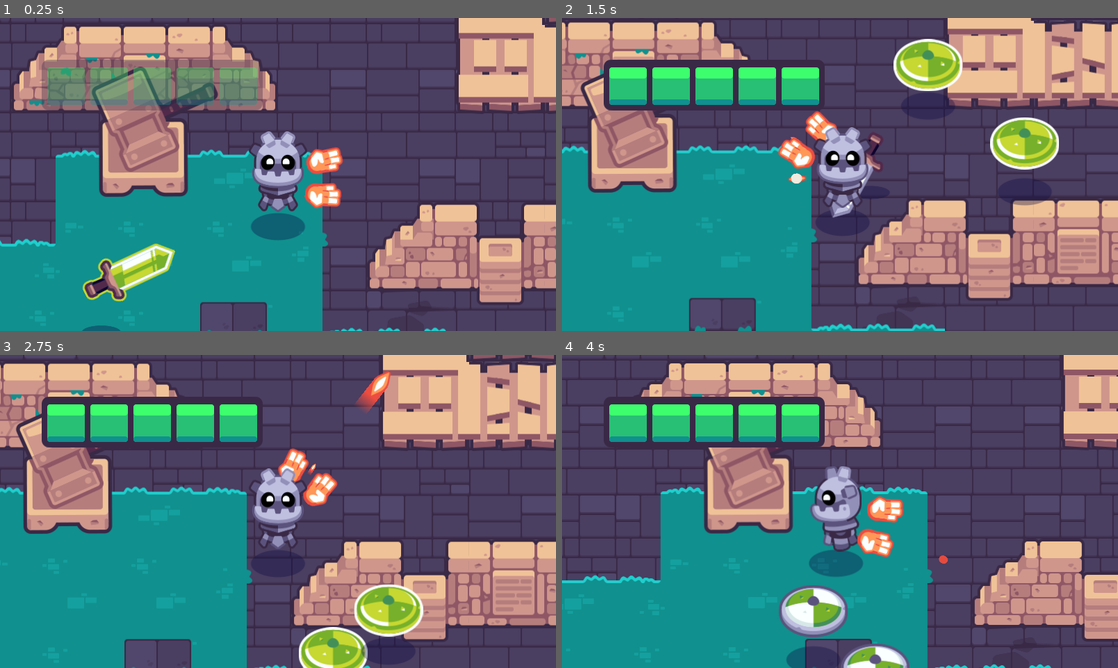
Above: before the commit, frames 1-4 (two rows, left to right).
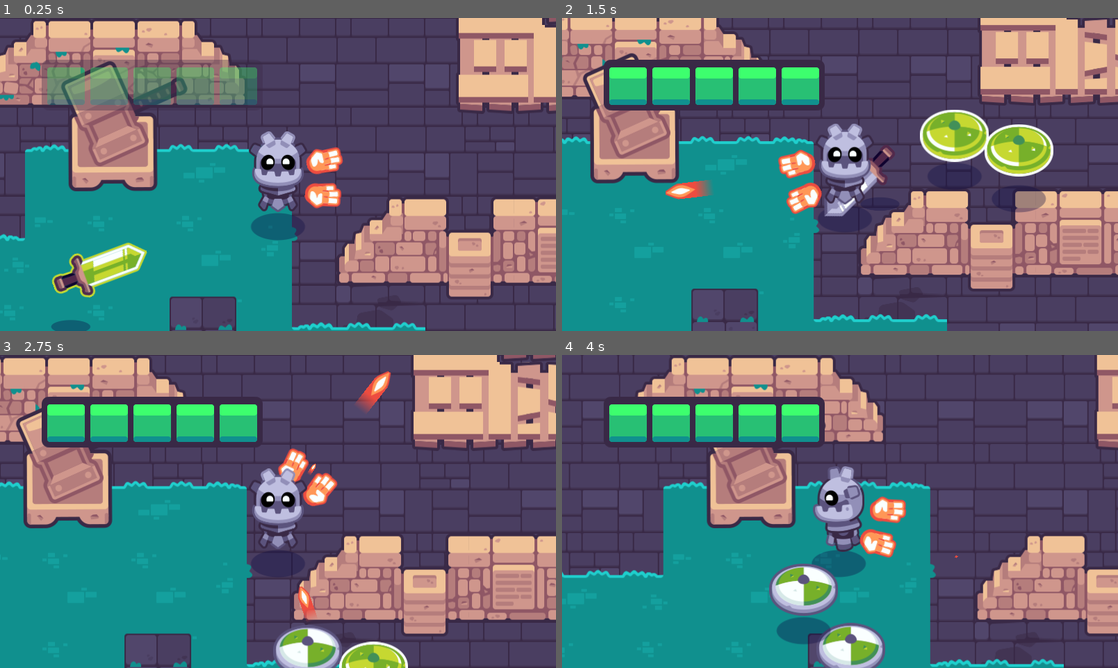
Above: after the commit, the same moments.

Repository: raweggyolk/2d-GameDev-Course
Game: Godot game, scene res://start.tscn
The game is run twice, just before and just after one commit, with the same random seed, the same clock (stepped at 60 frames per second) and the same inputs. This scene is started directly instead of the project's main scene. Sound files missing from this copy of the repository are replaced by a short silence.
Inputs (mouse positions are in pixels of both pictures, inside the frame that each line leads up to):
- Up to frame 1 (0.25 s): no input
- Up to frame 2 (1.5 s): tap Enter at 0.5 s; move the mouse to (962, 158) at 0.52 s; hold D (move_right) 0.53-1.25 s; hold Mouse wheel down (cycle_weapon_down) 0.53-1.25 s; click (962, 158) at 0.67 s; drag from (728, 190) to (1062, 133) at 1.27 s
- Up to frame 3 (2.75 s): move the mouse to (333, 442) at 2.02 s; press the mouse at (333, 442) at 2.03 s; hold D (move_right) from 2.03 s (still down)
- Up to frame 4 (4 s): release D (move_right) at 2.75 s; release the mouse at (895, 442) at 2.75 s; drag from (812, 574) to (951, 373) at 2.77 s; move the mouse to (1006, 558) at 3.52 s; hold A (move_left) from 3.53 s (still down); hold Mouse wheel up (cycle_weapon_up) from 3.53 s (still down)

The runs differ from the first frame. In frame 1, 36% of the frame differs, in the area x 0-100%, y 0-100%; in frame 2, 36%; in frame 3, 23%; in frame 4, 26%.

Commit message:
Tour edits

Diff:
--- a/02.getting-to-know-godot/start.tscn
+++ b/02.getting-to-know-godot/start.tscn
@@ -4,7 +4,7 @@
 [ext_resource type="TileSet" uid="uid://crkgfdw1y80hc" path="res://levels/rooms/tileset_bridges.tres" id="2_vnf5n"]
 [ext_resource type="TileSet" uid="uid://cqb2wtrubw0n6" path="res://levels/rooms/tileset_invisible_walls.tres" id="3"]
 [ext_resource type="PackedScene" uid="uid://dds7yrrx56gcy" path="res://player/player.tscn" id="4_gqsof"]
-[ext_resource type="PackedScene" uid="uid://cu2rb5dl4ljte" path="res://levels/rooms/room_a.tscn" id="5_ngiew"]
+[ext_resource type="PackedScene" uid="uid://cu2rb5dl4ljte" path="res://tours/102_assemble_your_first_game/05_add_chest_that_spawns_pickups/levels/rooms/room_a.tscn" id="5_ngiew"]
 [ext_resource type="PackedScene" uid="uid://dgayuh42w4v6u" path="res://levels/rooms/room_b.tscn" id="6_7tam4"]
 [ext_resource type="PackedScene" uid="uid://cq0mmphkbrvmm" path="res://levels/rooms/room_c.tscn" id="7_ahqg4"]
 [ext_resource type="PackedScene" uid="uid://wdey00p3syru" path="res://levels/background/background_blue_sky.tscn" id="8_rpxe0"]
@@ -34,7 +34,7 @@
 position = Vector2(-256, -256)
 
 [node name="RoomB" parent="." instance=ExtResource("6_7tam4")]
-position = Vector2(-128, 896)
+position = Vector2(-172, 888)
 
 [node name="RoomC" parent="." instance=ExtResource("7_ahqg4")]
 position = Vector2(896, -256)
